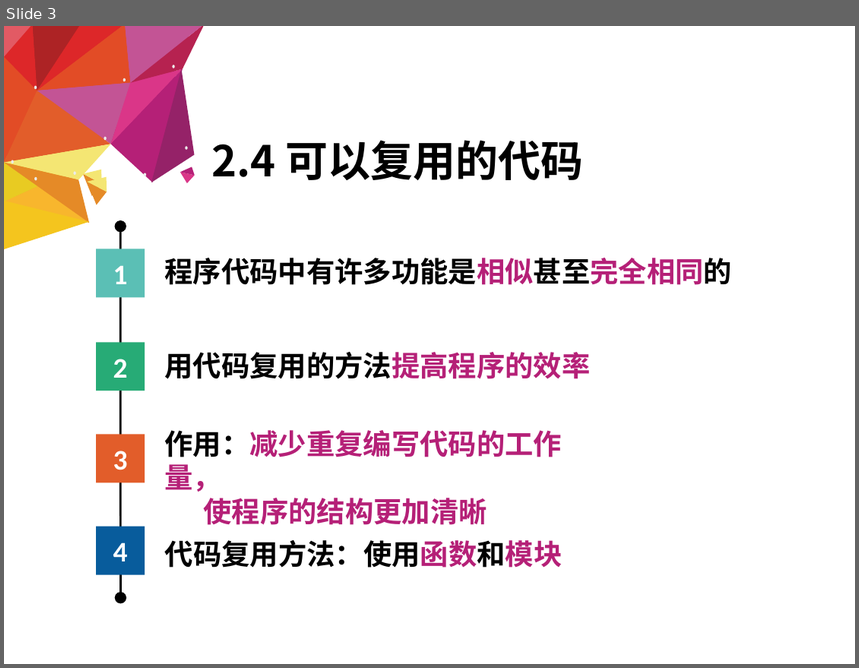
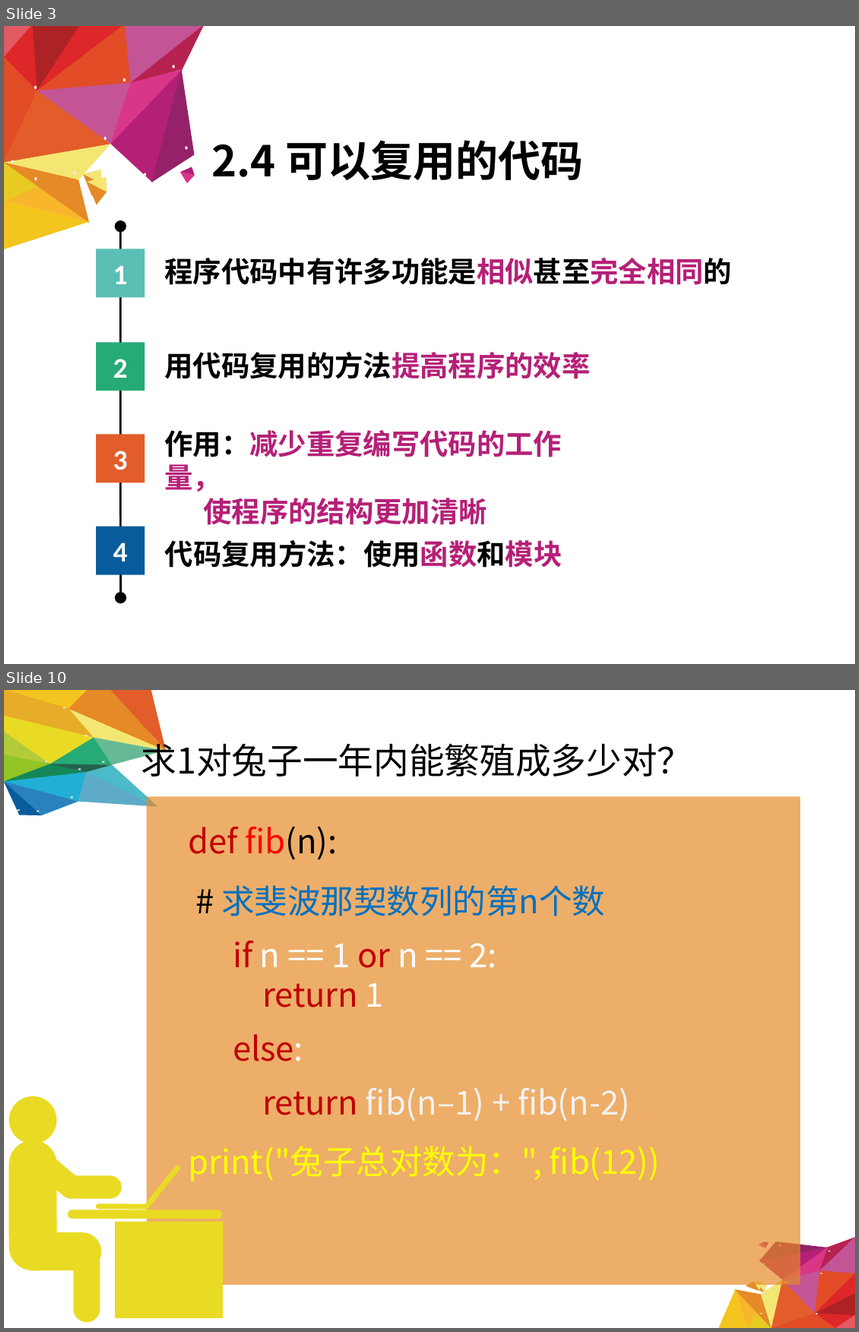
Before and after one commit to hongm32/2020design, a slide deck: 【第07课】2.4可以复用的代码/【第07课】2.4可以复用的代码.ppt. Shown one above the other, each under a label of ours: slide 3 before the commit, slides 3 and 10 after it; the slides between them are not shown. The pictures are 859x668 and 859x1332 pixels, drawn with LibreOffice and Linux fonts; fonts in the diff are those of the drawing. Boxes give left, top, right and bottom in pixels: in the first picture for what was removed or moved away, otherwise in the second. Text is boxed around its words. In the diff, an @@ line names an element or a change of style, - is before the commit and + after.

Commit message:
修改斐波那契数列源码

```diff
--- a/【第07课】2.4可以复用的代码/【第07课】2.4可以复用的代码.ppt
+++ b/【第07课】2.4可以复用的代码/【第07课】2.4可以复用的代码.ppt
@@ slide 10 added at (4, 690, 855, 1328), background #FFFFFF @@
@@ group added at (4, 690, 166, 815): 34 freeform shapes, 8 ellipses @@
@@ text added at (142, 737, 693, 777), 30 pt, text #000000 @@
+求1对兔子一年内能繁殖成多少对？
@@ rectangle added at (147, 796, 800, 1285), fill #E58A27 at 69% opacity, 28 pt, text #FFFF00 @@
+    def fib(n):
+    # 求斐波那契数列的第n个数
+if n == 1 or n == 2:
+return 1
+else:
+return fib(n–1) + fib(n-2)
+    print("兔子总对数为：", fib(12))
@@ group added at (72, 1168, 224, 1319): 3 lines, 1 rectangle @@
@@ group added at (9, 1097, 110, 1309): 5 lines, 1 ellipse @@
@@ group added at (718, 1237, 855, 1328): 42 freeform shapes, 9 ellipses @@
```
Also in this commit, not shown: 4 slides changed, 3 other files.
